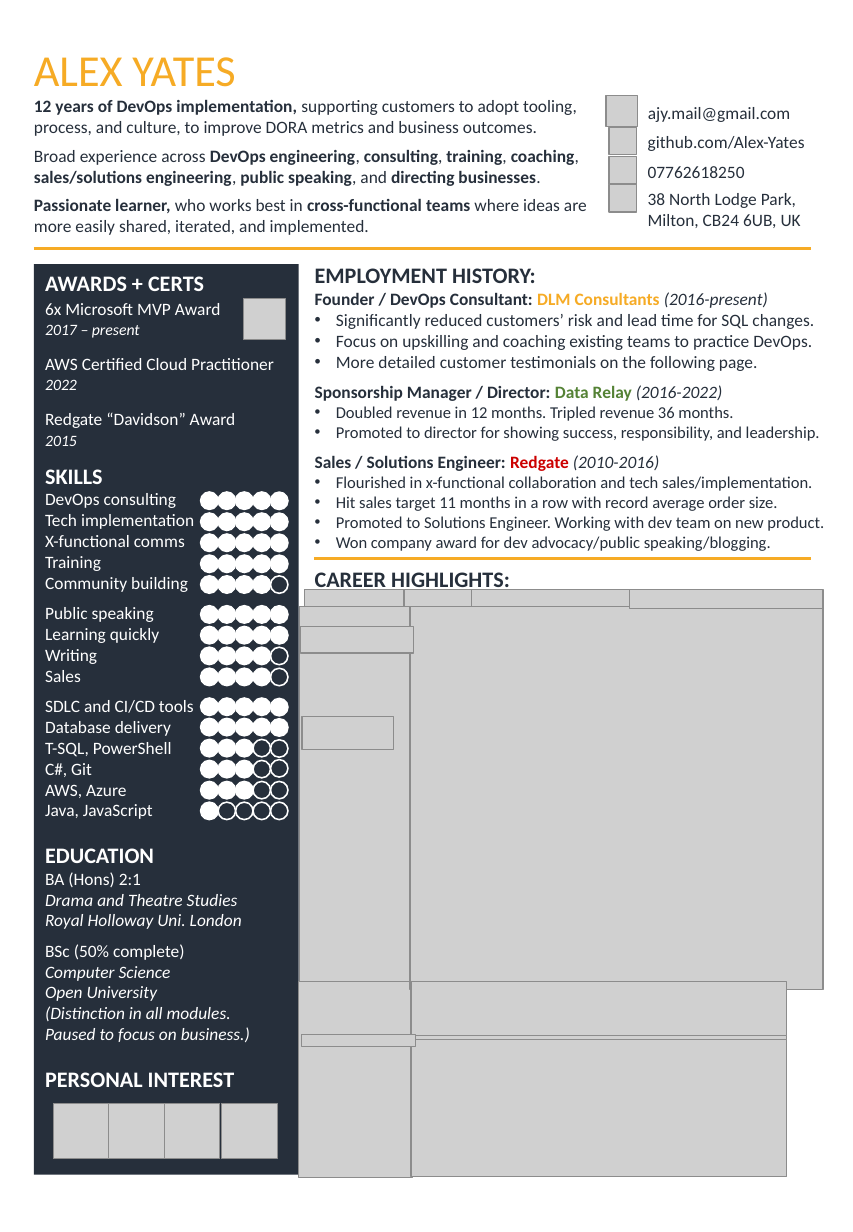
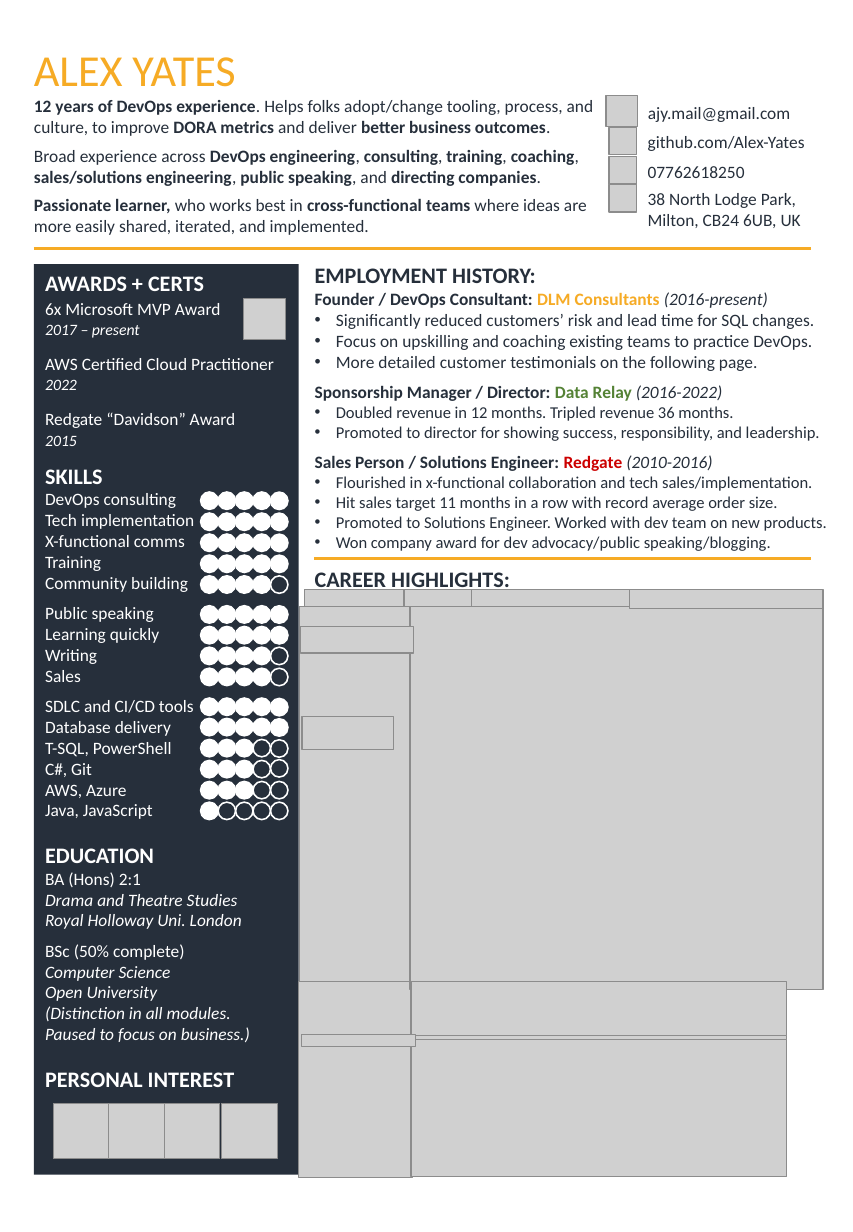
Before and after one commit to Alex-Yates/curriculum-vitae, a slide deck: slide 1 of src/CV_AlexYates_EMEA_vNext.pptx. Drawn at 853x1232 pixels with LibreOffice and Linux fonts; fonts in the diff are those of the drawing; grey boxes stand for pictures; background and template pictures are left out. Boxes give left, top, right and bottom in pixels: in the first picture for what was removed or moved away, otherwise in the second. Text is boxed around its words. In the diff, an @@ line names an element or a change of style, - is before the commit and + after.

```diff
--- a/src/CV_AlexYates_EMEA_vNext.pptx
+++ b/src/CV_AlexYates_EMEA_vNext.pptx
@@ text at <box>34,100,594,186</box>: text changed @@
-12 years of DevOps implementation, supporting customers to adopt tooling, process, and culture, to improve DORA metrics and business outcomes.
-Broad experience across DevOps engineering, consulting, training, coaching, sales/solutions engineering, public speaking, and directing businesses.
+12 years of DevOps experience. Helps folks adopt/change tooling, process, and culture, to improve DORA metrics and deliver better business outcomes.
+Broad experience across DevOps engineering, consulting, training, coaching, sales/solutions engineering, public speaking, and directing companies.
@@ text at <box>315,455,712,471</box>: text changed @@
-Sales / Solutions Engineer: Redgate (2010-2016)
+Sales Person / Solutions Engineer: Redgate (2010-2016)
@@ text at <box>336,516,827,531</box>: text changed @@
-• Promoted to Solutions Engineer. Working with dev team on new product.
+• Promoted to Solutions Engineer. Worked with dev team on new products.
```
Also in this commit, not shown: 1 other slide changed, 2 other files.
